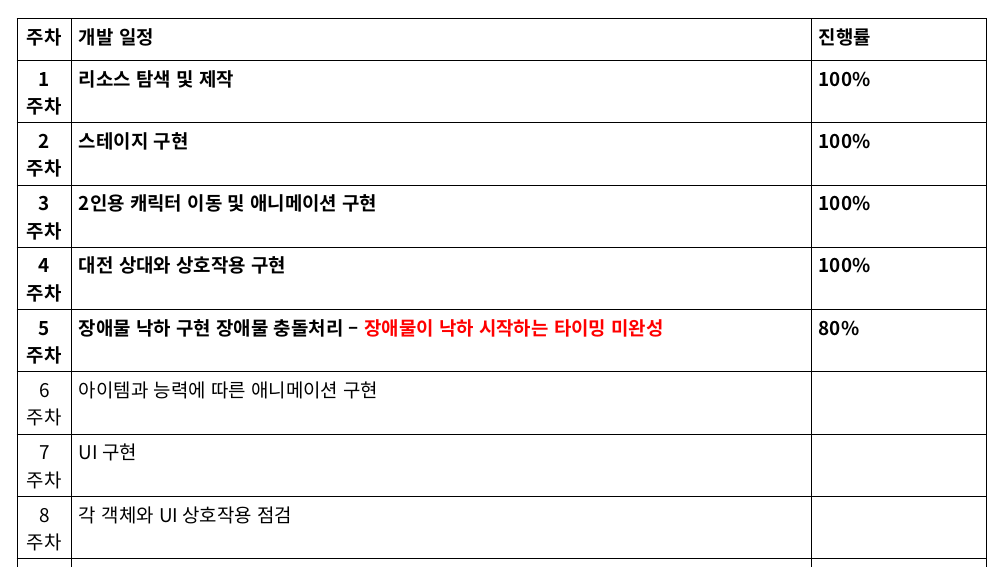
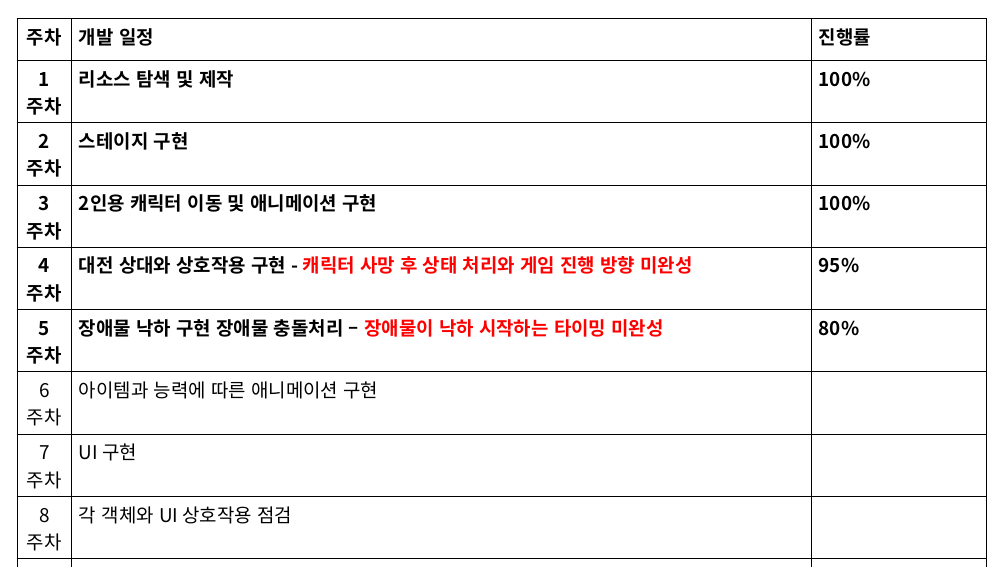
Before and after one commit to dy73033023/2DGP-Project, a slide deck: slide 6 of 2022184008 김성주 2DGP 2차 발표.pptx. Drawn at 1008x567 pixels with LibreOffice and Linux fonts; fonts in the diff are those of the drawing. Boxes give left, top, right and bottom in pixels: in the first picture for what was removed or moved away, otherwise in the second. Text is boxed around its words. In the diff, an @@ line names an element or a change of style, - is before the commit and + after.

```diff
--- a/2022184008 김성주 2DGP 2차 발표.pptx
+++ b/2022184008 김성주 2DGP 2차 발표.pptx
@@ table at (17, 19, 987, 537) @@
-row 5, column 2: 대전 상대와 상호작용 구현
+row 5, column 2: 대전 상대와 상호작용 구현 - 캐릭터 사망 후 상태 처리와 게임 진행 방향 미완성
-row 5, column 3: 100%
+row 5, column 3: 95%
```
Also in this commit, not shown: 1 other slide changed, 1 other file.
